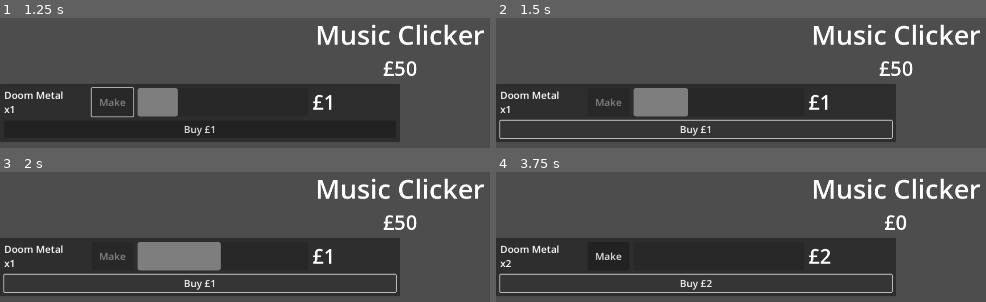
Above: before the commit, frames 1-4 (two rows, left to right).
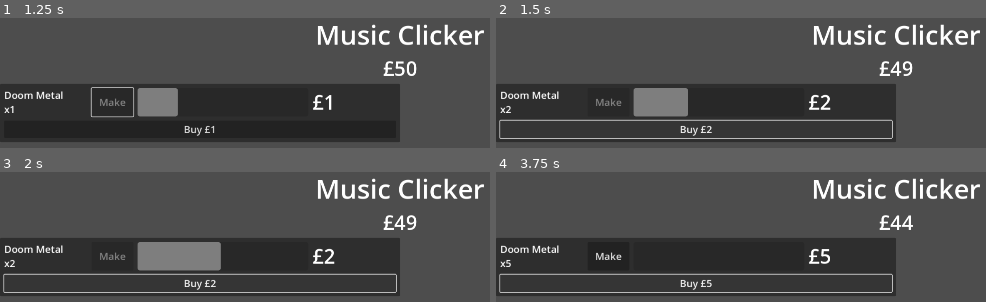
Above: after the commit, the same moments.

Repository: phrasmotica/music-clicker
Game: Godot game, scene res://game.tscn
Same seed, same stepped clock (60 frames per second), same inputs: the game is played once before the commit and once after it.
Inputs:
- Up to frame 1 (1.25 s): click "Make" at 0.5 s
- Up to frame 2 (1.5 s): click "Buy £1" at 1.25 s
- Up to frame 3 (2 s): no input
- Up to frame 4 (3.75 s): click "Buy £1" (after the commit: "Buy £2") at 2 s; click "Buy £1" (after the commit: "Buy £3") at 2.75 s; click "Buy £1" (after the commit: "Buy £4") at 3.5 s

Frame 1 is identical in both runs. In frame 2, 0.4% of the frame differs, in the area x 2-86%, y 33-89%; in frame 3, 0.4%; in frame 4, 0.7%.

Commit message:
Emit signal when UI tree is ready

Diff:
--- a/scripts/score_manager.gd
+++ b/scripts/score_manager.gd
@@ -21,3 +21,8 @@
 
 	score_changed.emit(_score)
 	product_bought.emit(product)
+
+func _on_ui_manager_ui_ready() -> void:
+	_score = starting_score
+
+	score_changed.emit(_score)
--- a/scripts/ui_manager.gd
+++ b/scripts/ui_manager.gd
@@ -1,10 +1,14 @@
+@tool
 extends Node
 
 @onready
 var score_label: Label = %ScoreLabel
 
+signal ui_ready
+
 func _on_score_manager_score_changed(score: int) -> void:
-	score_label.text = "£" + str(score)
+	if score_label:
+		score_label.text = "£" + str(score)
 
 func _ready():
 	if not Engine.is_editor_hint():
@@ -15,3 +19,5 @@
 
 		window.size = small_window_size
 		window.move_to_center()
+
+	ui_ready.emit()
